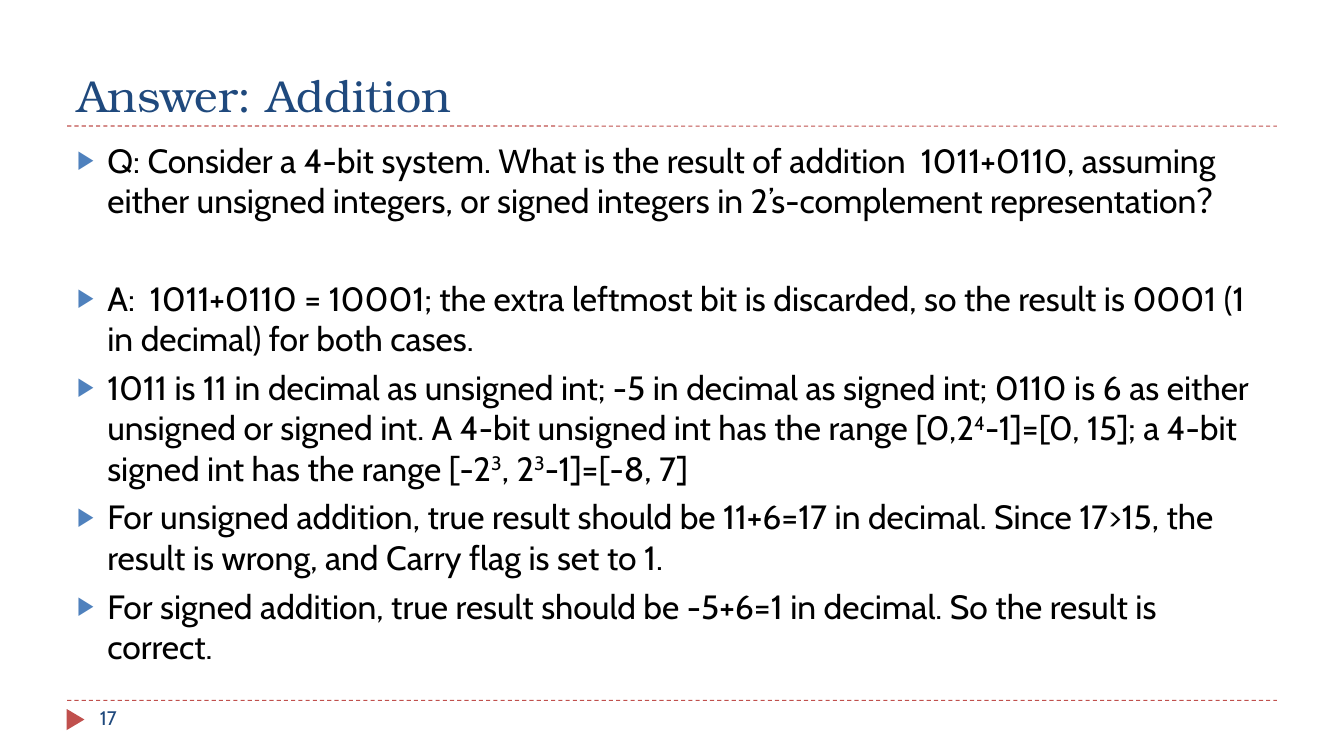
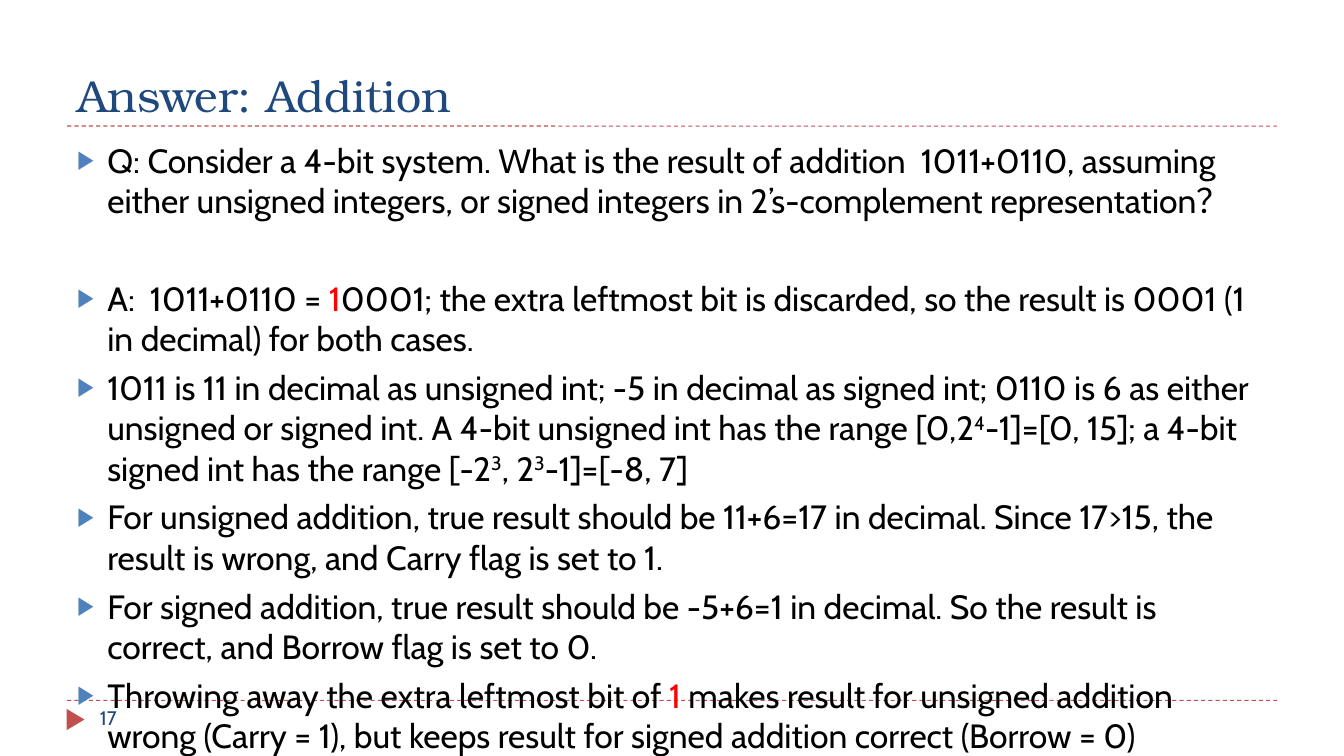
Before and after one commit to guhofstra/CSC111Fa26, a slide deck: slide 17 of PPTs/Ch2_Data_Representation_Exercises ANS.pptx. Drawn at 1344x756 pixels with LibreOffice and Linux fonts; fonts in the diff are those of the drawing. Boxes give left, top, right and bottom in pixels: in the first picture for what was removed or moved away, otherwise in the second. Text is boxed around its words. In the diff, an @@ line names an element or a change of style, - is before the commit and + after.

```diff
--- a/PPTs/Ch2_Data_Representation_Exercises ANS.pptx
+++ b/PPTs/Ch2_Data_Representation_Exercises ANS.pptx
@@ text at <box>107,285,1245,356</box>: text colour #000000 to #FF0000 in "10001;" @@
@@ text at <box>107,593,1173,756</box>: text changed @@
-▶ For signed addition, true result should be -5+6=1 in decimal. So the result is correct.
+▶ For signed addition, true result should be -5+6=1 in decimal. So the result is correct, and Borrow flag is set to 0.
+▶ Throwing away the extra leftmost bit of 1 makes result for unsigned addition wrong (Carry = 1), but keeps result for signed addition correct (Borrow = 0)
```
Also in this commit, not shown: 8 other slides changed, 2 other files.
